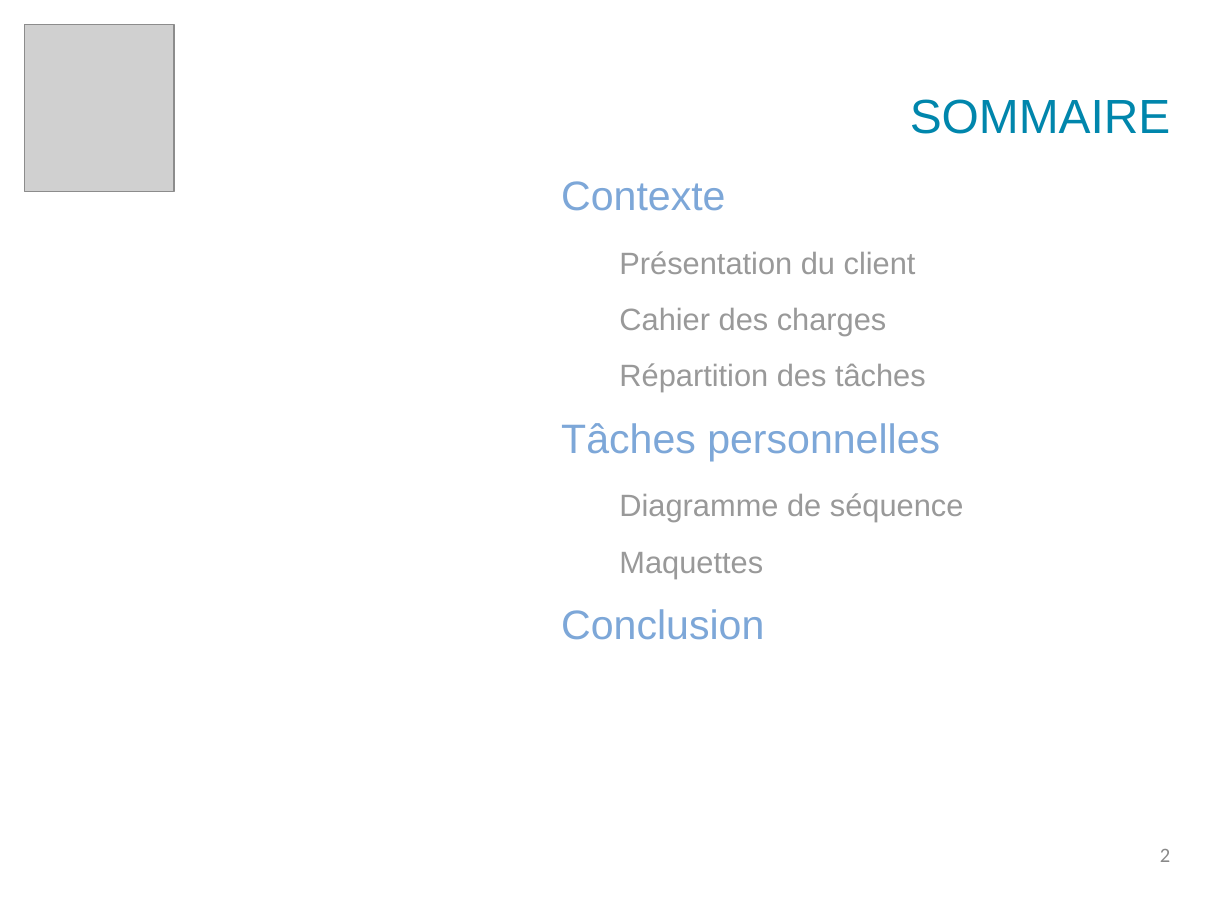
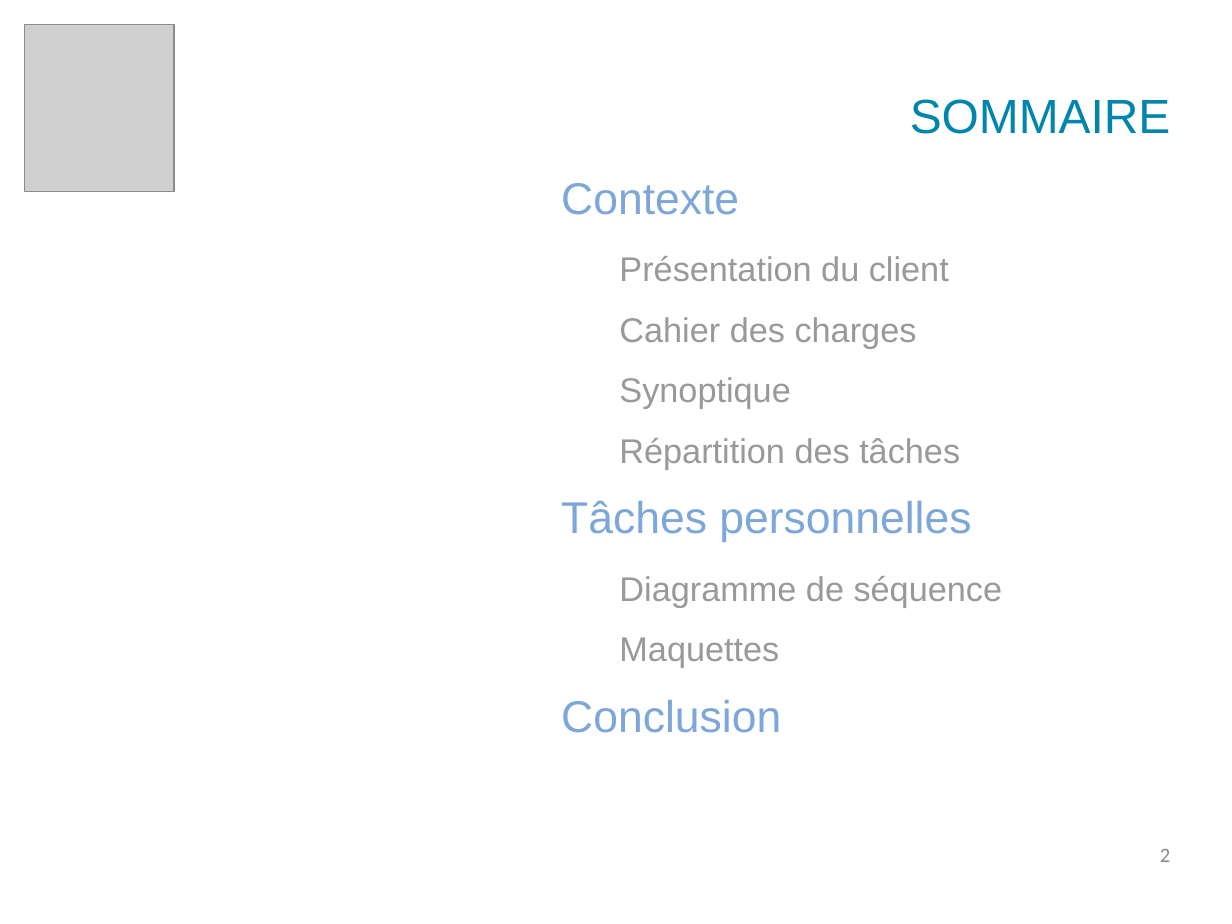
Before and after one commit to PinaudLucas/Projet, a slide deck: slide 2 of Paul/Diapo projet Revue 2.odp. Drawn at 1232x924 pixels with LibreOffice and Linux fonts; fonts in the diff are those of the drawing; grey boxes stand for pictures; background and template pictures are left out. Boxes give left, top, right and bottom in pixels: in the first picture for what was removed or moved away, otherwise in the second. Text is boxed around its words. In the diff, an @@ line names an element or a change of style, - is before the commit and + after.

```diff
--- a/Paul/Diapo projet Revue 2.odp
+++ b/Paul/Diapo projet Revue 2.odp
@@ text at [561,183,1003,733]: size 24 to 26 pt in "Contexte", "Tâches personnelles", "Conclusion"; size 18 to 20 pt in "Présentation du client", "Cahier des charges", "Répartition des tâches", "Diagramme de séquence" and 1 more places @@
@@ text at [619,377,790,409]: paragraph added @@
+  Synoptique
```
